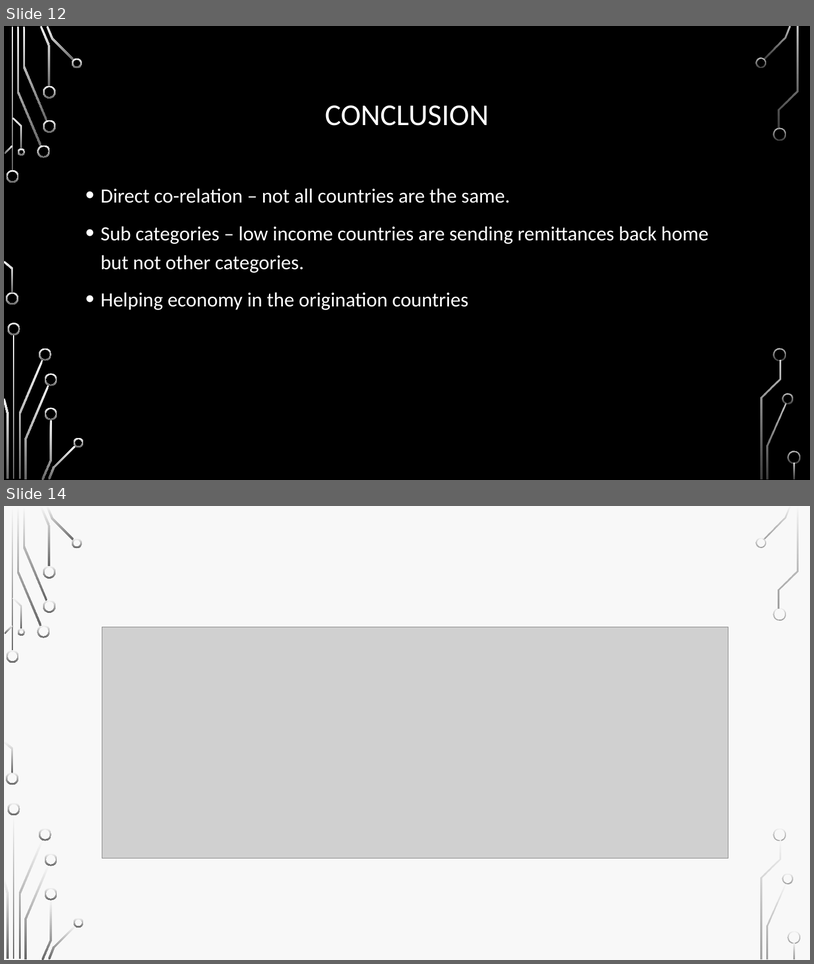
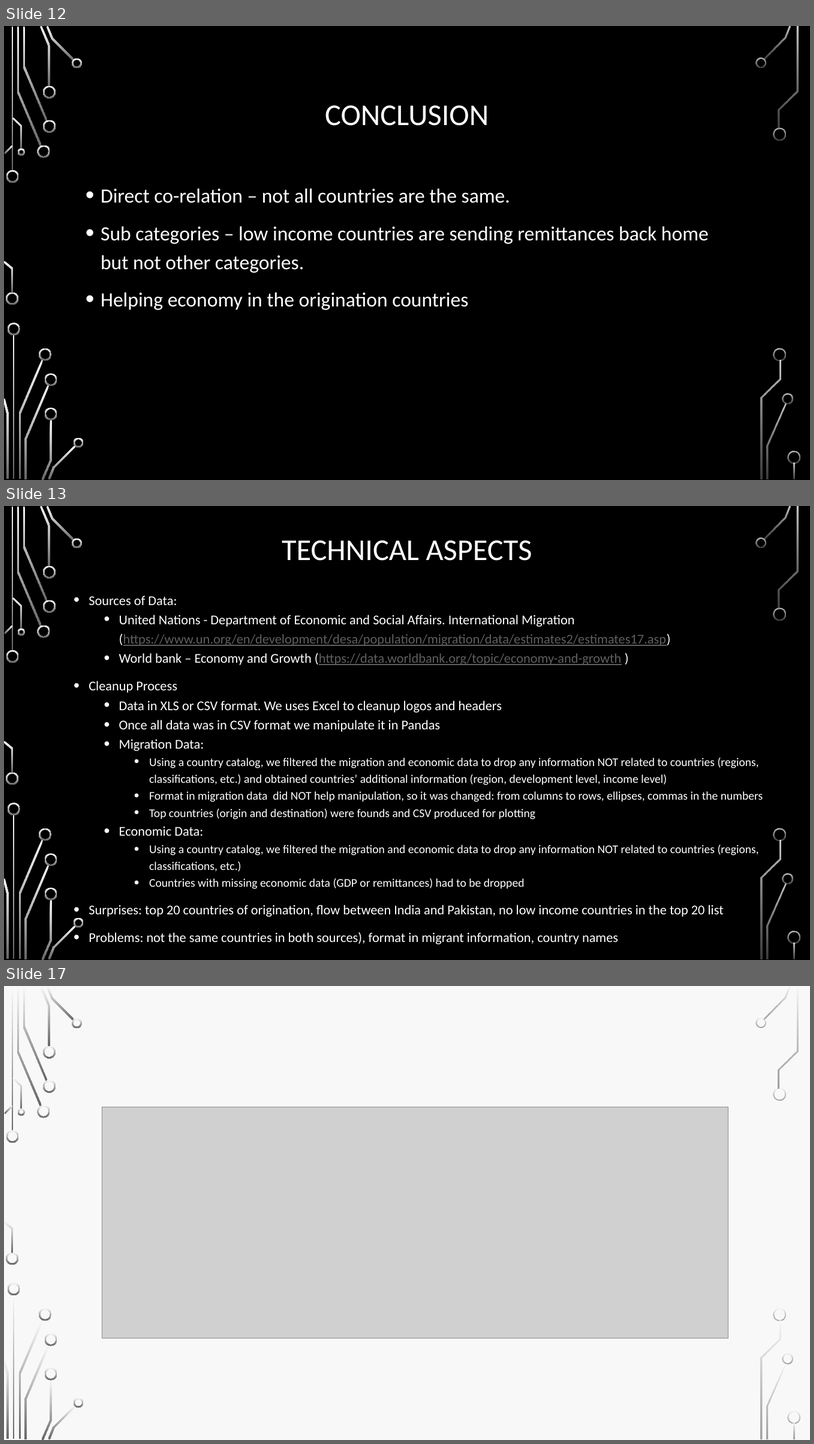
Before and after one commit to nithiye/Project-Guru, a slide deck: IMPACT OF MIGRATION ON GDP.pptx. Shown one above the other, each under a label of ours: slides 12 and 14 before the commit, slides 12, 13 and 17 after it; the slides between them are not shown. The pictures are 814x964 and 814x1444 pixels, drawn with LibreOffice and Linux fonts; fonts in the diff are those of the drawing; grey boxes stand for pictures; background and template pictures are left out. Boxes give left, top, right and bottom in pixels: in the first picture for what was removed or moved away, otherwise in the second. Text is boxed around its words. In the diff, an @@ line names an element or a change of style, - is before the commit and + after.

Commit message:
PPT

```diff
--- a/IMPACT OF MIGRATION ON GDP.pptx
+++ b/IMPACT OF MIGRATION ON GDP.pptx
@@ slide 13 added at box(4, 506, 810, 960), background picture (left out); not listed: 36 template elements that a slide beside it also shows @@
@@ title added at box(282, 540, 533, 561), 36 pt, text #FFFFFF @@
+TECHNICAL ASPECTS
@@ text added at box(89, 595, 764, 944), 16 pt, text #FFFFFF @@
+• Sources of Data:
+  • United Nations - Department of Economic and Social Affairs. International Migration (https://www.un.org/en/development/desa/population/migration/data/estimates2/estimates17.asp)
+  • World bank – Economy and Growth (https://data.worldbank.org/topic/economy-and-growth )
+• Cleanup Process
+  • Data in XLS or CSV format. We uses Excel to cleanup logos and headers
+  • Once all data was in CSV format we manipulate it in Pandas
+  • Migration Data:
+    • Using a country catalog, we filtered the migration and economic data to drop any information NOT related to countries (regions, classifications, etc.) and obtained countries’ additional information (region, development level, income level)
+    • Format in migration data did NOT help manipulation, so it was changed: from columns to rows, ellipses, commas in the numbers
+    • Top countries (origin and destination) were founds and CSV produced for plotting
+  • Economic Data:
+    • Using a country catalog, we filtered the migration and economic data to drop any information NOT related to countries (regions, classifications, etc.)
+    • Countries with missing economic data (GDP or remittances) had to be dropped
+• Surprises: top 20 countries of origination, flow between India and Pakistan, no low income countries in the top 20 list
+• Problems: not the same countries in both sources), format in migrant information, country names
@@ what was slide 14 is now slide 17 @@
```
Also in this commit, not shown: 3 slides changed, 3 other slides added, 1 slide removed.
